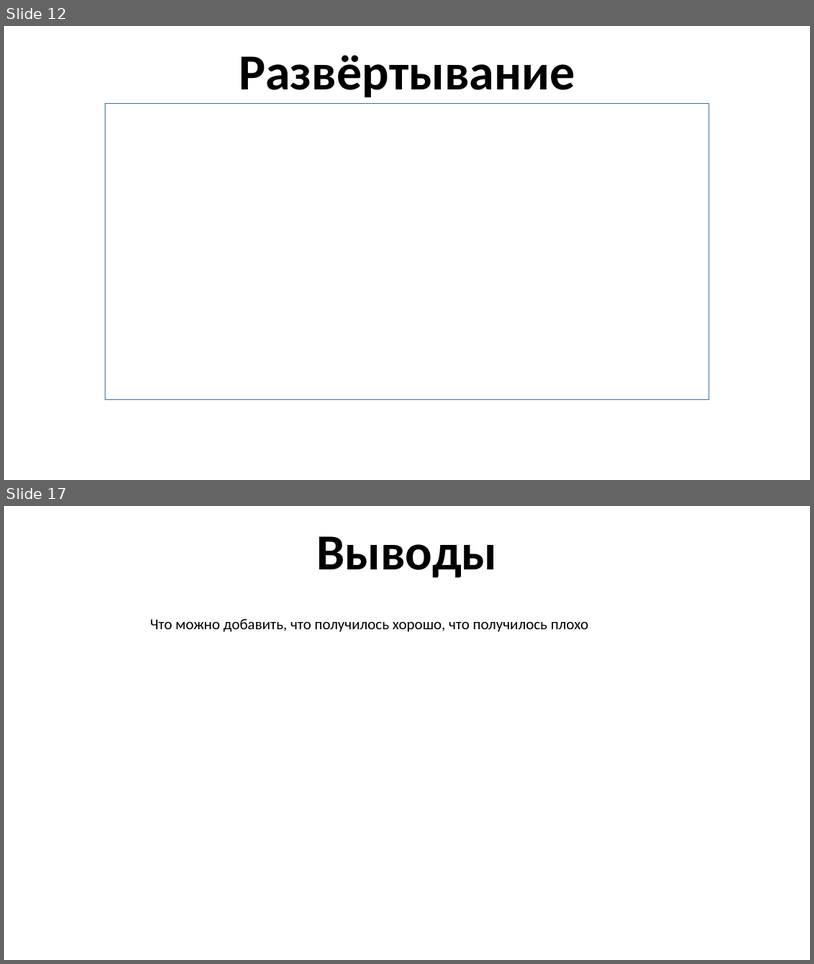
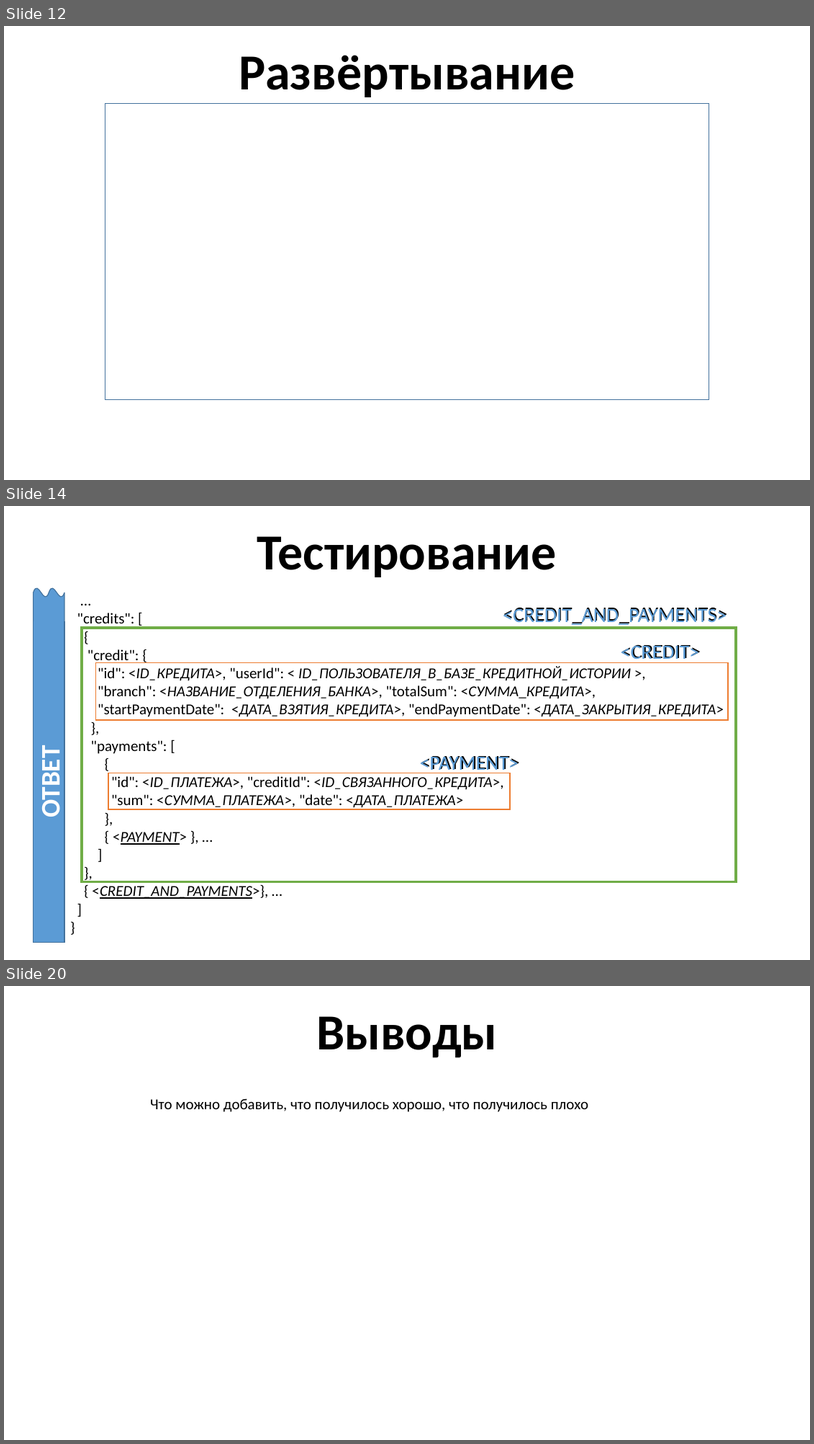
Before and after one commit to YoungTeurus/CreditAndUserServices, a slide deck: docs/Java 3 - presentation (without animation).pptx. Shown one above the other, each under a label of ours: slides 12 and 17 before the commit, slides 12, 14 and 20 after it; the slides between them are not shown. The pictures are 814x964 and 814x1444 pixels, drawn with LibreOffice and Linux fonts; fonts in the diff are those of the drawing. Boxes give left, top, right and bottom in pixels: in the first picture for what was removed or moved away, otherwise in the second. Text is boxed around its words. In the diff, an @@ line names an element or a change of style, - is before the commit and + after.

Commit message:
ADD - Добавления по презентации (тестирование)

```diff
--- a/docs/Java 3 - presentation (without animation).pptx
+++ b/docs/Java 3 - presentation (without animation).pptx
@@ slide 14 added at [4, 506, 810, 960], background #FFFFFF @@
@@ text added at [257, 536, 557, 577], 60 pt, text #000000, bold @@
+Тестирование
@@ double wave added at [33, 587, 64, 659], fill #5B9BD5, outline #43739E 1 pt @@
@@ text added at [77, 613, 724, 898], 18 pt, text #000000, italic @@
+…
+"credits": [
+{
+"credit": {
+"id": <ID_КРЕДИТА>, "userId": < ID_ПОЛЬЗОВАТЕЛЯ_В_БАЗЕ_КРЕДИТНОЙ_ИСТОРИИ >,
+"branch": <НАЗВАНИЕ_ОТДЕЛЕНИЯ_БАНКА>, "totalSum": <СУММА_КРЕДИТА>,
+"startPaymentDate": <ДАТА_ВЗЯТИЯ_КРЕДИТА>, "endPaymentDate": <ДАТА_ЗАКРЫТИЯ_КРЕДИТА>
+},
+"payments": [
+{
+"id": <ID_ПЛАТЕЖА>, "creditId": <ID_СВЯЗАННОГО_КРЕДИТА>,
+"sum": <СУММА_ПЛАТЕЖА>, "date": <ДАТА_ПЛАТЕЖА>
+},
+{ <PAYMENT> }, …
+]
+},
+{ <CREDIT_AND_PAYMENTS>}, …
+]
+}
@@ text added at [497, 599, 736, 629], 24 pt, text #5B9BD5 @@
+<CREDIT_AND_PAYMENTS>
@@ text added at [503, 608, 727, 627], 24 pt, text #000000 @@
+<CREDIT_AND_PAYMENTS>
@@ freeform shape added at [33, 621, 64, 942], fill #5B9BD5, outline #43739E 1 pt, 32 pt, text #FFFFFF, bold @@
+ОТВЕТ
@@ rectangle added at [82, 628, 736, 882], outline #70AD47 3 pt @@
@@ text added at [615, 636, 707, 667], 24 pt, text #5B9BD5 @@
+<CREDIT>
@@ text added at [621, 645, 700, 663], 24 pt, text #000000 @@
+<CREDIT>
@@ rectangle added at [96, 663, 729, 720], outline #ED7D31 1.5 pt @@
@@ text added at [414, 746, 527, 777], 24 pt, text #5B9BD5 @@
+<PAYMENT>
@@ text added at [420, 756, 519, 774], 24 pt, text #000000 @@
+<PAYMENT>
@@ rectangle added at [108, 773, 510, 809], outline #ED7D31 1.5 pt @@
@@ what was slide 17 is now slide 20 @@
```
Also in this commit, not shown: 9 slides changed, 2 other slides added, 2 other files.
